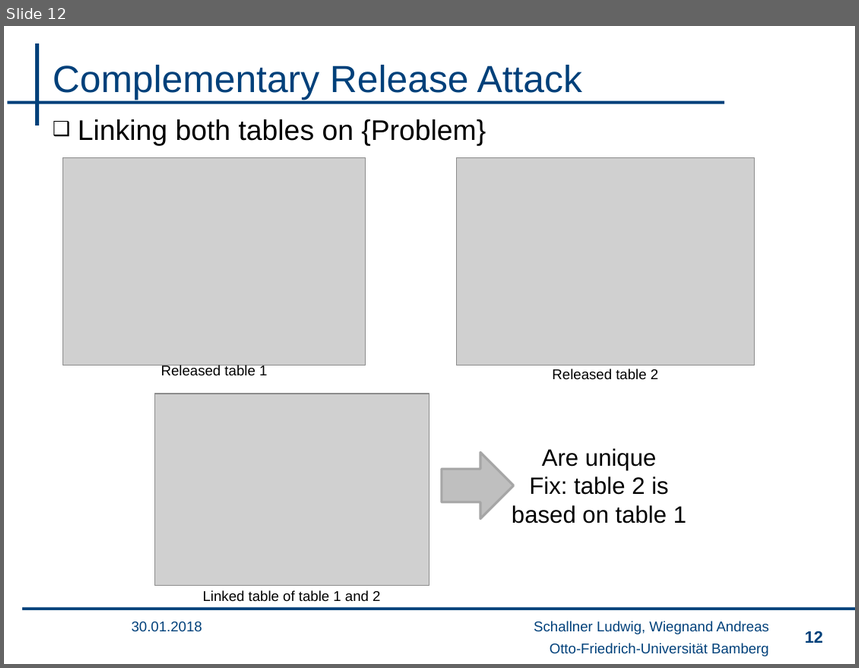
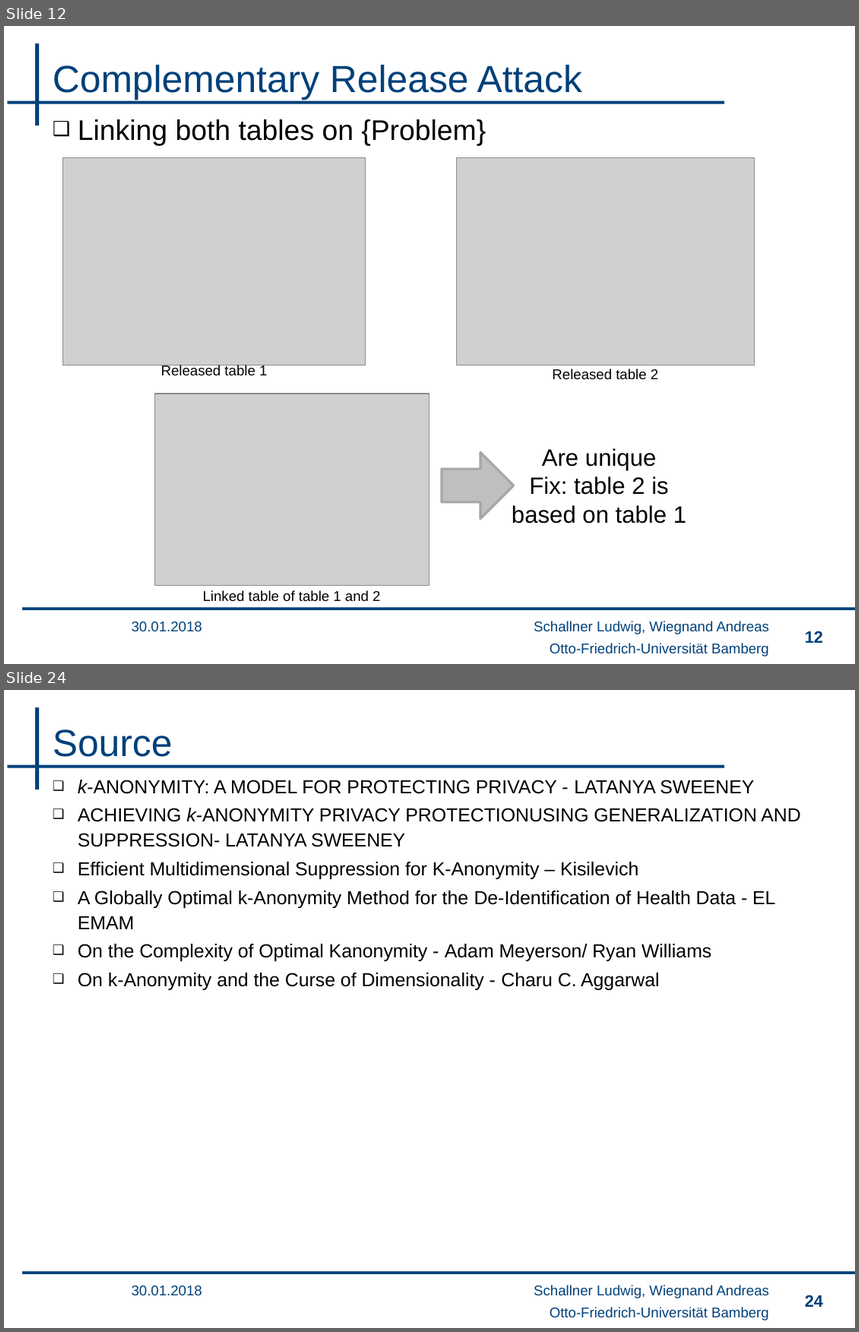
Before and after one commit to wsgan001/PSI-MSem, a slide deck: presentation/sicherheits_final_anV2.pptx. Shown one above the other, each under a label of ours: slide 12 before the commit, slides 12 and 24 after it; the slides between them are not shown. The pictures are 859x668 and 859x1332 pixels, drawn with LibreOffice and Linux fonts; fonts in the diff are those of the drawing; grey boxes stand for pictures; background and template pictures are left out. Boxes give left, top, right and bottom in pixels: in the first picture for what was removed or moved away, otherwise in the second. Text is boxed around its words. In the diff, an @@ line names an element or a change of style, - is before the commit and + after.

```diff
--- a/presentation/sicherheits_final_anV2.pptx
+++ b/presentation/sicherheits_final_anV2.pptx
@@ slide 24 added at [4, 690, 855, 1328], background #FFFFFF; not listed: 4 template elements that a slide beside it also shows @@
@@ title added at [53, 730, 173, 757], 32 pt, text #00407A @@
+Source
@@ text added at [78, 780, 800, 990], 16 pt, text #000000 @@
+❑ k-ANONYMITY: A MODEL FOR PROTECTING PRIVACY - LATANYA SWEENEY
+❑ ACHIEVING k-ANONYMITY PRIVACY PROTECTIONUSING GENERALIZATION AND SUPPRESSION- LATANYA SWEENEY
+❑ Efficient Multidimensional Suppression for K-Anonymity – Kisilevich
+❑ A Globally Optimal k-Anonymity Method for the De-Identification of Health Data - EL EMAM
+❑ On the Complexity of Optimal Kanonymity - Adam Meyerson/ Ryan Williams
+❑ On k-Anonymity and the Curse of Dimensionality - Charu C. Aggarwal
@@ text added at [132, 1286, 202, 1296], 12 pt, text #00407A @@
+30.01.2018
@@ text added at [534, 1285, 769, 1299], 12 pt, text #00407A @@
+Schallner Ludwig, Wiegnand Andreas
@@ page number added at [805, 1295, 823, 1307], 14 pt, text #00407A @@
+24
```
Also in this commit, not shown: 11 slides changed.
